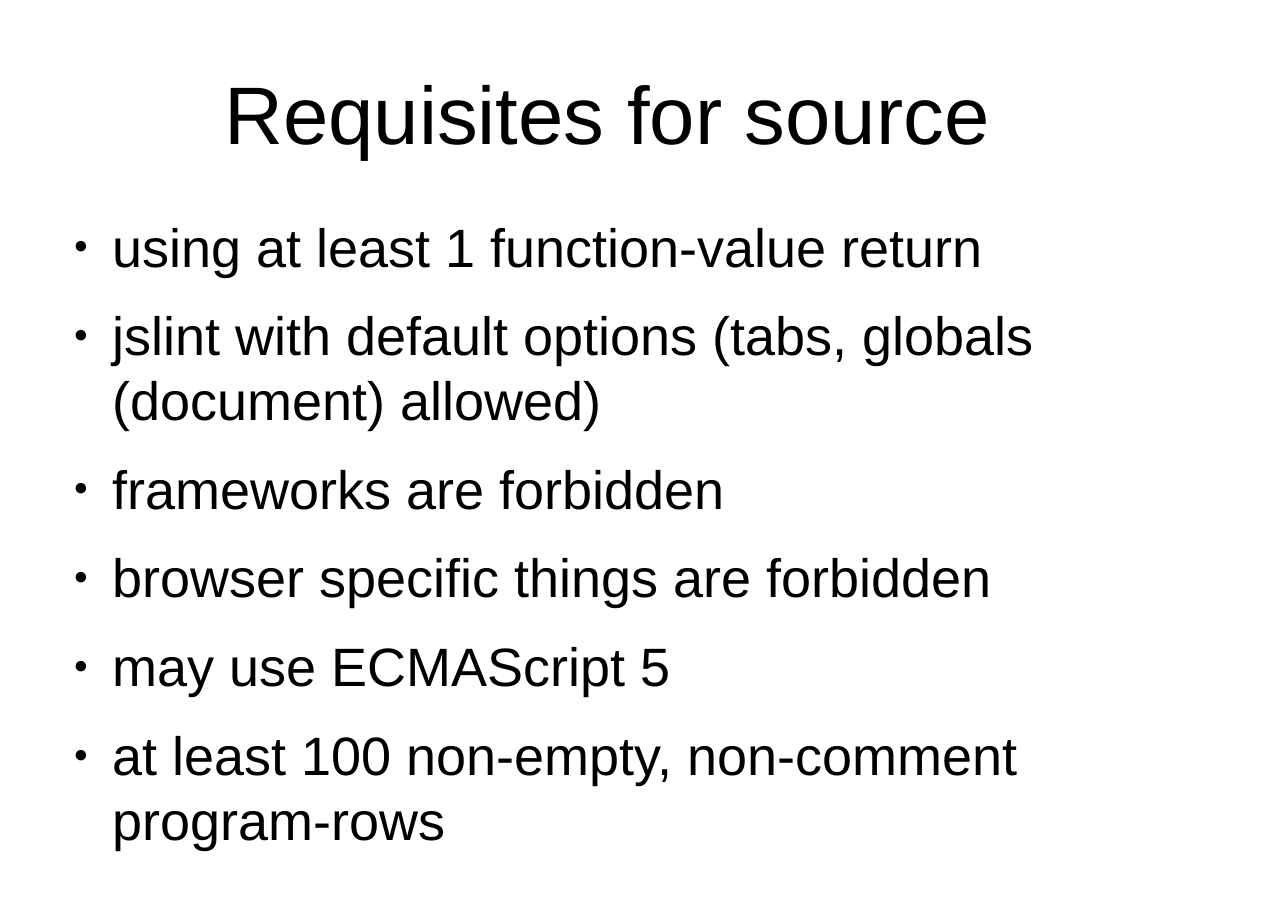
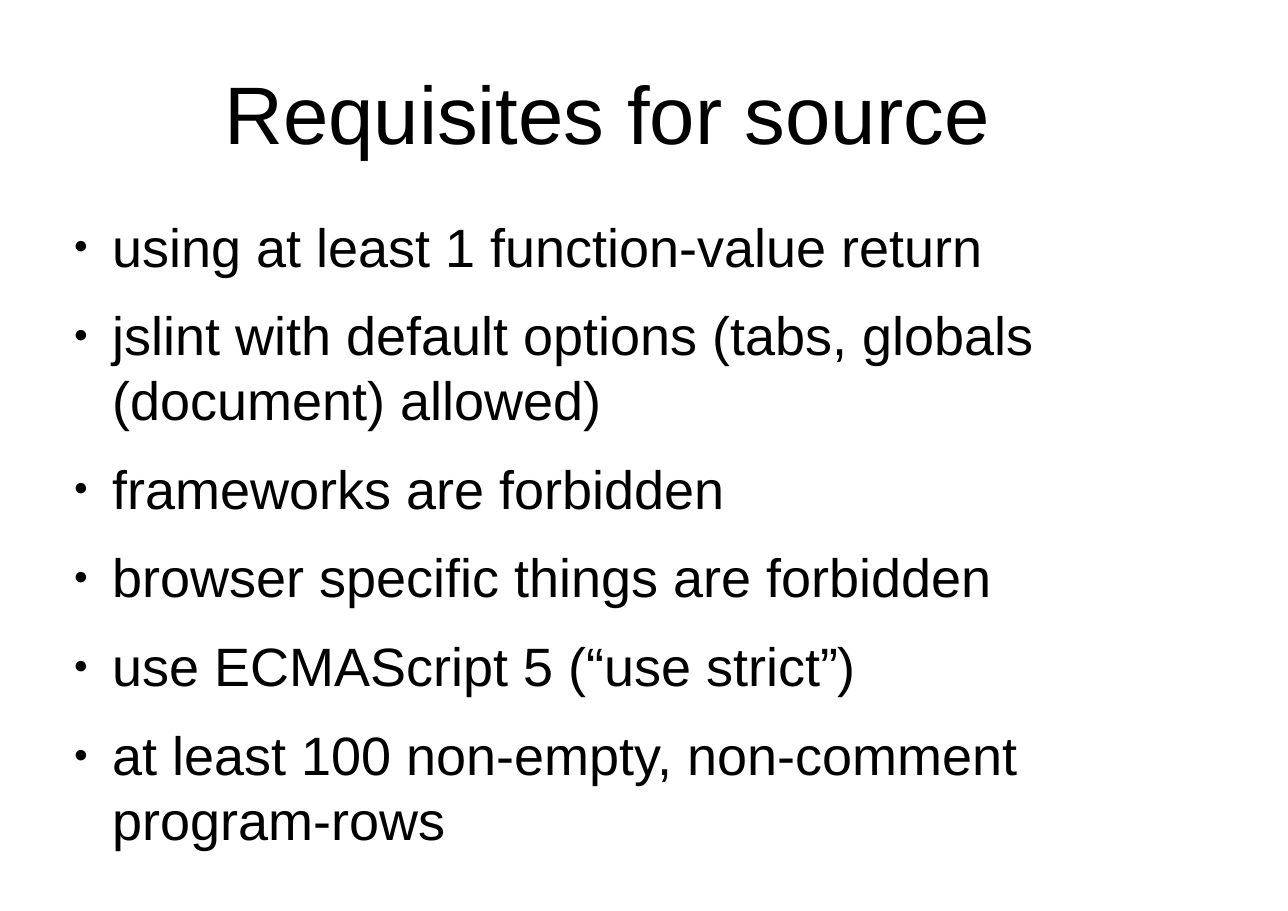
Before and after one commit to peterborkuti/other, a slide deck: slide 107 of JavaScriptBasics/jsbasics-slide.odp (slide 97 before the commit). Drawn at 1288x911 pixels with LibreOffice and Linux fonts; fonts in the diff are those of the drawing; background and template pictures are left out. Boxes give left, top, right and bottom in pixels: in the first picture for what was removed or moved away, otherwise in the second. Text is boxed around its words. In the diff, an @@ line names an element or a change of style, - is before the commit and + after.

```diff
--- a/JavaScriptBasics/jsbasics-slide.odp
+++ b/JavaScriptBasics/jsbasics-slide.odp
@@ text at box(113, 647, 856, 696): text changed @@
-● may use ECMAScript 5
+● use ECMAScript 5 (“use strict”)
```
Also in this commit, not shown: 11 other slides changed, 10 slides added, 1 other file.
